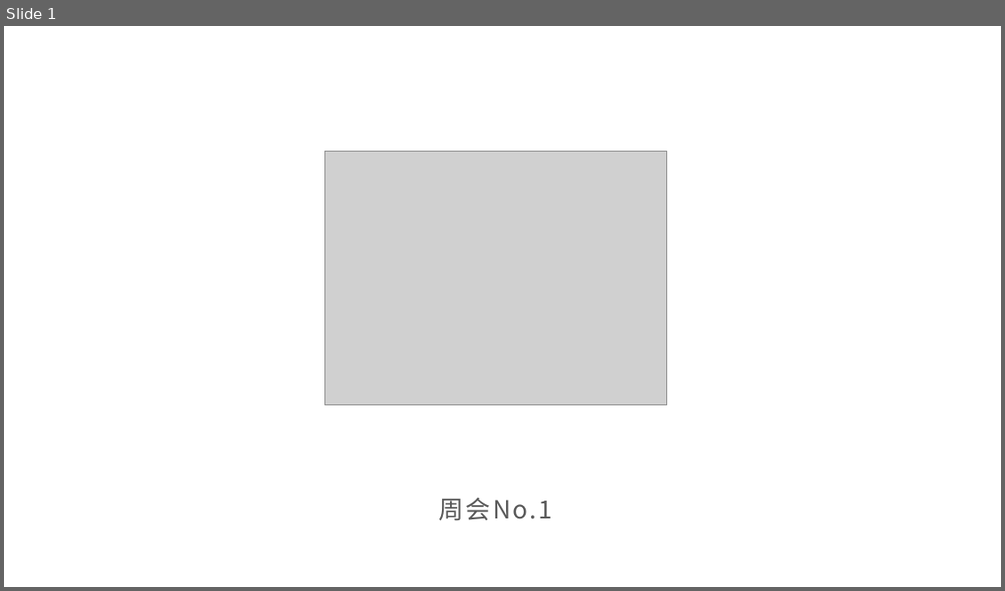
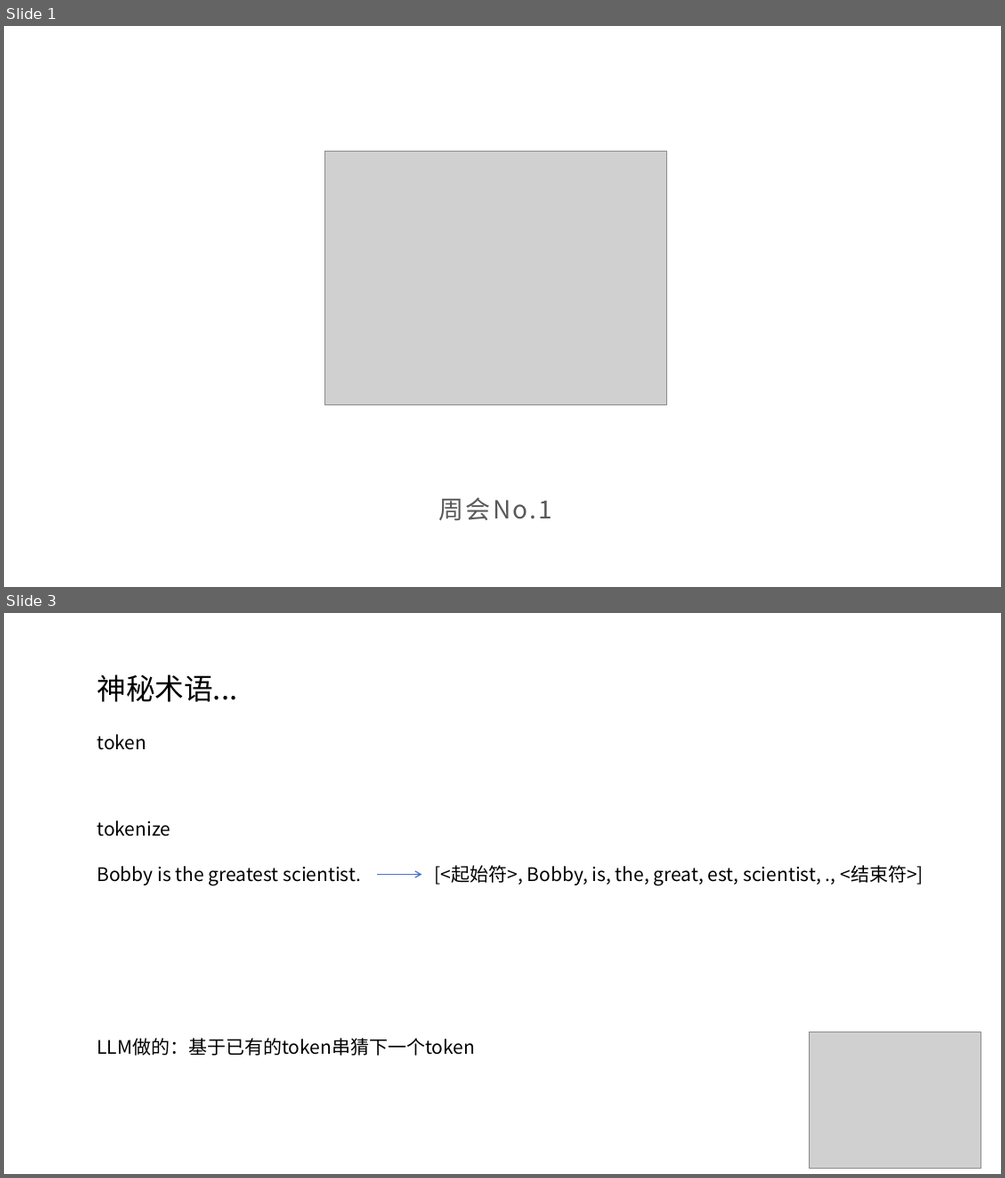
Before and after one commit to SCPZ24/AgentFlow-Salon, a slide deck: Meeting01.pptx. Shown one above the other, each under a label of ours: slide 1 before the commit, slides 1 and 3 after it; the slides between them are not shown. The pictures are 1005x591 and 1005x1178 pixels, drawn with LibreOffice and Linux fonts; fonts in the diff are those of the drawing; grey boxes stand for pictures. Boxes give left, top, right and bottom in pixels: in the first picture for what was removed or moved away, otherwise in the second. Text is boxed around its words. In the diff, an @@ line names an element or a change of style, - is before the commit and + after.

```diff
--- a/Meeting01.pptx
+++ b/Meeting01.pptx
@@ slide 3 added at (4,613,1001,1174), background #FFFFFF @@
@@ text added at (97,674,238,702), 28 pt, text #000000 @@
+神秘术语...
@@ text added at (97,734,147,750), 18 pt, text #000000 @@
+token
@@ text added at (97,820,171,836), 18 pt, text #000000 @@
+tokenize
@@ text added at (97,866,362,885), 18 pt, text #000000 @@
+Bobby is the greatest scientist.
@@ arrow added from (377, 874) to (422, 874), #4874CB 1 pt @@
@@ text added at (435,865,923,885), 18 pt, text #000000 @@
+[<起始符>, Bobby, is, the, great, est, scientist, ., <结束符>]
@@ text added at (97,1038,476,1055), 18 pt, text #000000 @@
+LLM做的：基于已有的token串猜下一个token
@@ picture added at (809,1032,981,1167) @@
```
Also in this commit, not shown: 8 other slides added, 1 slide removed.
